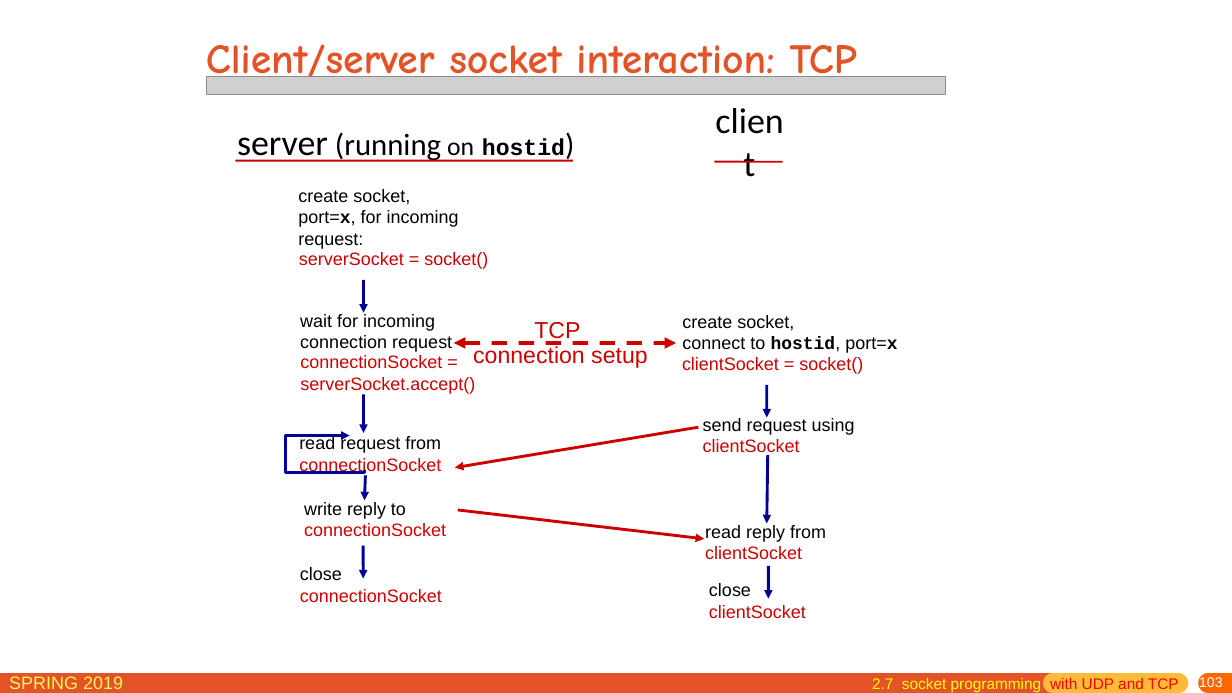
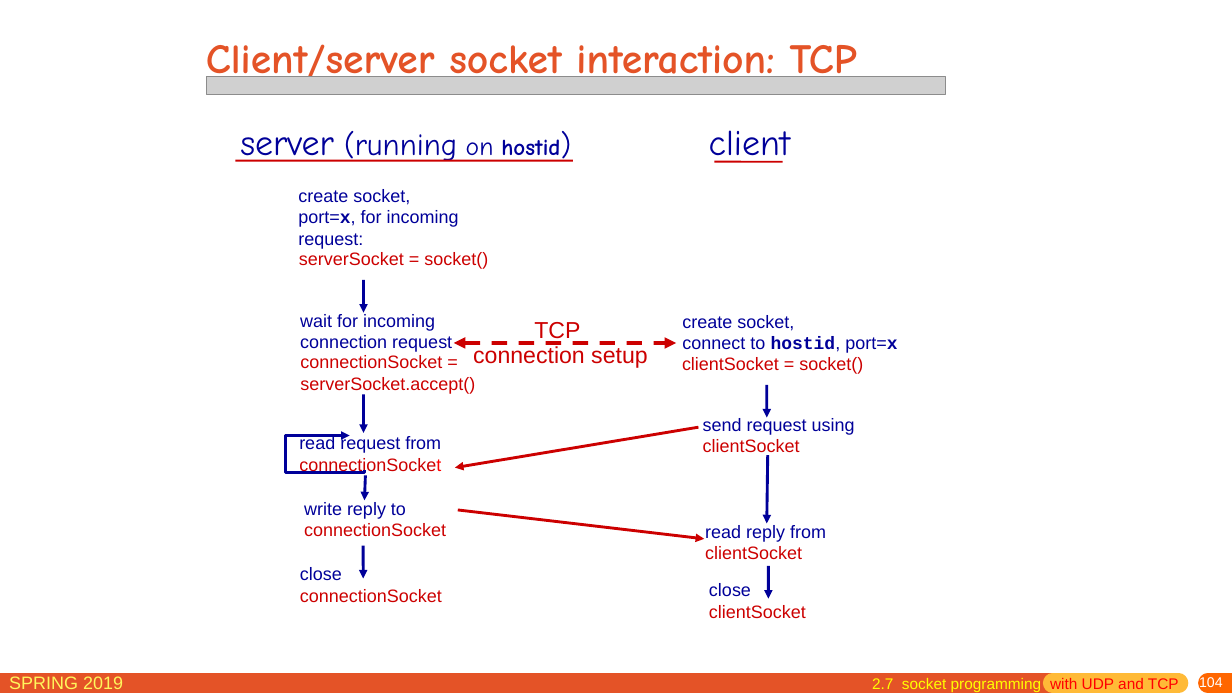
Before and after one commit to jichenghu/PPT_networkDistributed, a slide deck: slide 104 of chapter2.pptx (slide 103 before the commit). Drawn at 1232x693 pixels with LibreOffice and Linux fonts; fonts in the diff are those of the drawing; grey boxes stand for pictures. Boxes give left, top, right and bottom in pixels: in the first picture for what was removed or moved away, otherwise in the second. Text is boxed around its words. In the diff, an @@ line names an element or a change of style, - is before the commit and + after.

```diff
--- a/chapter2.pptx
+++ b/chapter2.pptx
@@ text "server (running on hostid)" at [240,131,560,162]: font Calibri to Comic Neue in "server (running on hostid)"; font Courier New to Comic Neue in "hostid)"; text colour #000000 to #000099 @@
@@ text "client": place and size @@
-text "client" at [701,115,799,167]
+text "client" at [709,130,790,163]
@@ text "client" at [709,130,790,163]: font Calibri to Comic Neue, text colour #000000 to #000099 @@
@@ text colour #000000 to #000099 in 3 elements at [300,314,452,352], [298,189,459,249], [682,315,897,353] @@
@@ text at [703,417,855,435]: text colour #000000 to #000099 in "send request using" @@
@@ text at [299,435,441,453]: text colour #000000 to #000099 in "read request from" @@
@@ text at [304,502,406,519]: text colour #000000 to #000099 in "write reply to" @@
@@ text at [705,525,826,542]: text colour #000000 to #000099 in "read reply from" @@
@@ text at [300,567,342,580]: text colour #000000 to #000099 in "close" @@
@@ text at [709,583,751,596]: text colour #000000 to #000099 in "close" @@
@@ page number at [1199,676,1223,691]: text changed @@
-103
+104
```
Also in this commit, not shown: 56 other slides changed, 1 slide added, 1 other file.
